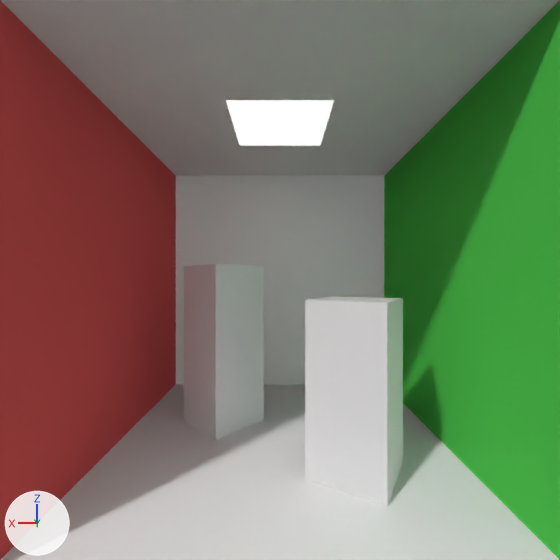
The Blender file blender/cornell box.blend: old version first, new version second.
One viewpoint serves both versions: the file's camera 'camera'. The lights are fixed; the arrows at lower left show +X, +Y and +Z.
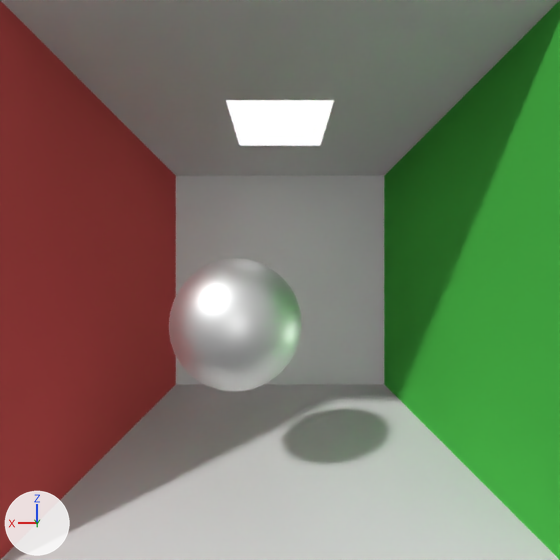
What changed in the scene script:
```text
Change mat_glass:
    where n0 = _N.new('ShaderNodeOutputMaterial'); n0.name = 'Material Output'
    remove n1 = _N.new('ShaderNodeBsdfRefraction'); n1.name = 'Refraction BSDF'
    remove _L.new(n1.outputs[0], n0.inputs[0])  # 'BSDF' to 'Surface'
    add n2 = _N.new('ShaderNodeBsdfAnisotropic'); n2.name = 'Glossy BSDF'
    add n2.distribution = 'GGX'
    add n2.inputs[0].default_value = (1.0, 1.0, 1.0, 1.0)  # 'Color', white #ffffff
    add _L.new(n2.outputs[0], n0.inputs[0])  # 'BSDF' to 'Surface'
Change ob_sphere_001:
    remove ob_sphere_001.hide_set(True)
Change ob_cube_002:
    add ob_cube_002.hide_set(True)
Change ob_cube_003:
    add ob_cube_003.hide_set(True)
```

Boxes [x1, y1, x2, y2] around the edits, measured in the pictures (560 x 560 px):
'Cube.003', hidden
    before: [305, 296, 403, 506]
'Sphere.001', shown
    after: [169, 258, 302, 391]
'Cube.002', hidden
    before: [184, 264, 264, 440]
